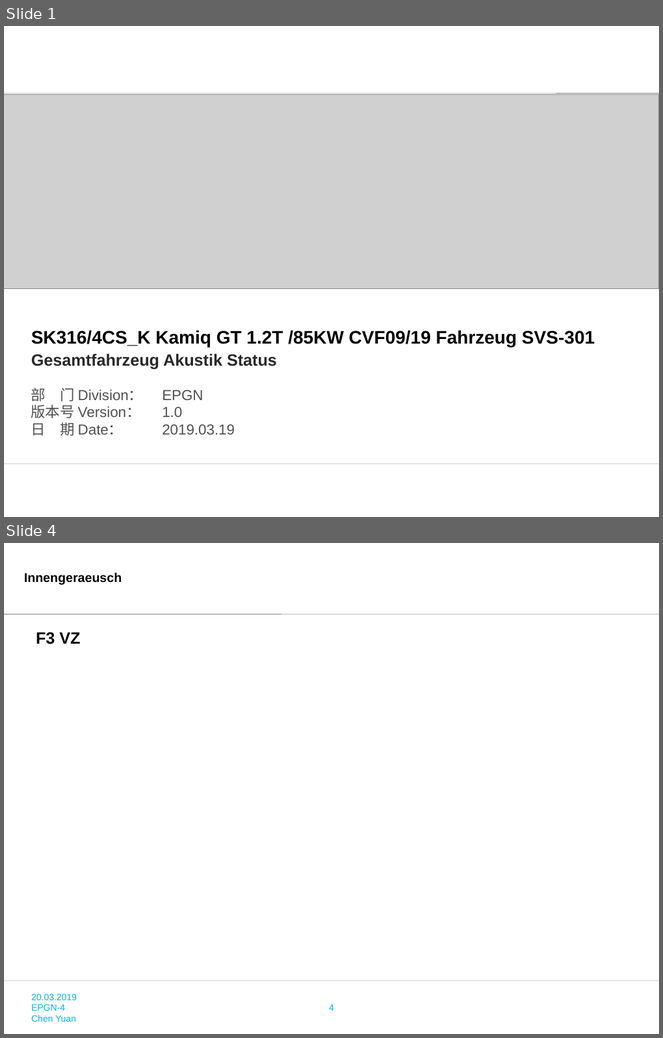
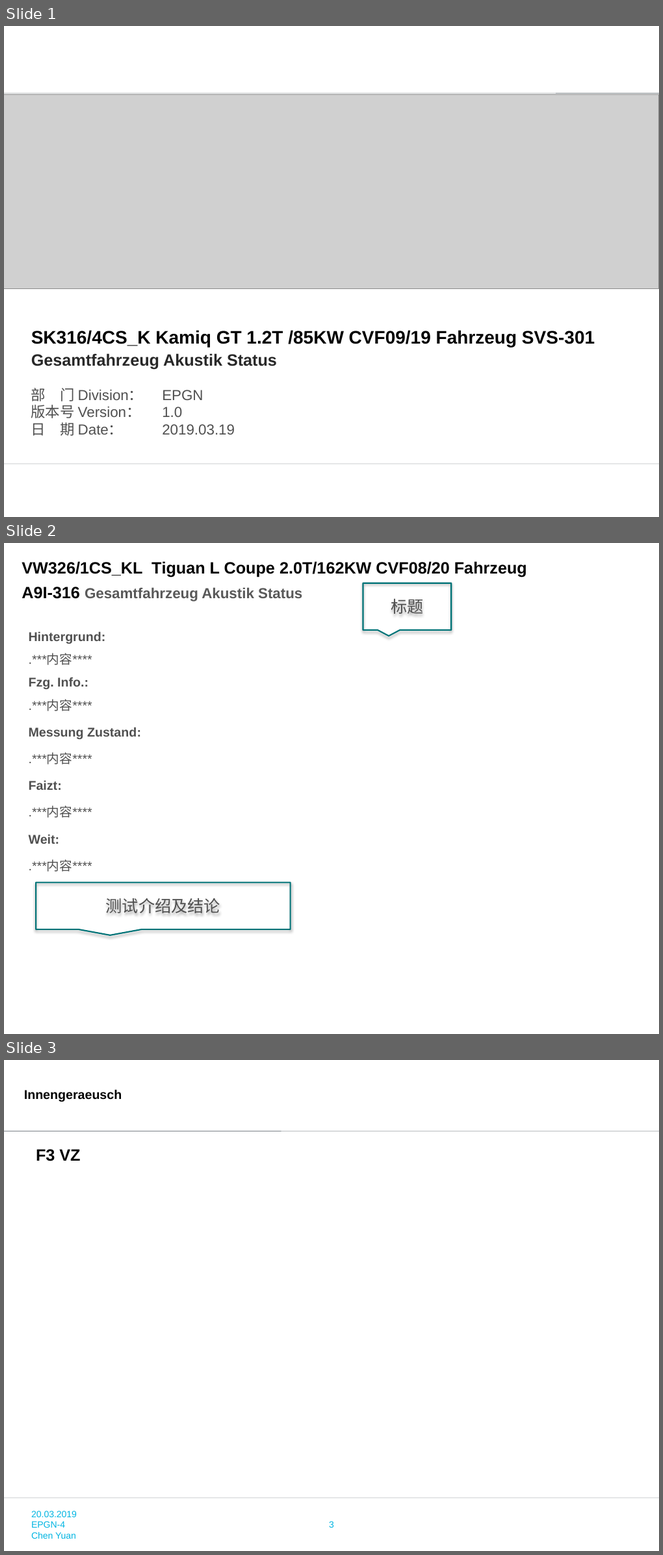
Before and after one commit to zhangxingjing/EPGN_INFO, a slide deck: epgn_info/epgn_info/apps/calculate/PPTModel/4zuo.pptx. Shown one above the other, each under a label of ours: slides 1 and 4 before the commit, slides 1, 2 and 3 after it; the slides between them are not shown. The pictures are 663x1038 and 663x1555 pixels, drawn with LibreOffice and Linux fonts; fonts in the diff are those of the drawing; grey boxes stand for pictures; background and template pictures are left out. Boxes give left, top, right and bottom in pixels: in the first picture for what was removed or moved away, otherwise in the second. Text is boxed around its words. In the diff, an @@ line names an element or a change of style, - is before the commit and + after.

```diff
--- a/epgn_info/epgn_info/apps/calculate/PPTModel/4zuo.pptx
+++ b/epgn_info/epgn_info/apps/calculate/PPTModel/4zuo.pptx
@@ slide 2 added at box(4, 543, 659, 1034), background #FFFFFF @@
@@ text added at box(22, 561, 527, 601), 18 pt, text #000000, bold @@
+VW326/1CS_KL Tiguan L Coupe 2.0T/162KW CVF08/20 Fahrzeug
+A9I-316 Gesamtfahrzeug Akustik Status
@@ speech box added at box(363, 583, 451, 630), outline #007377 1.5 pt, 18 pt, text #505050 @@
+标题
@@ text added at box(29, 632, 141, 872), 14 pt, text #505050 @@
+Hintergrund:
+.***内容****
+Fzg. Info.:
+.***内容****
+Messung Zustand:
+.***内容****
+Faizt:
+.***内容****
+Weit:
+.***内容****
@@ speech box added at box(36, 882, 290, 930), outline #007377 1.5 pt, 18 pt, text #505050 @@
+测试介绍及结论
@@ what was slide 4 is now slide 3 @@
@@ page number at box(329, 1522, 334, 1528): text changed @@
-4
+3
```
Also in this commit, not shown: 6 slides changed, 1 other slide added, 3 slides removed, 14 other files.
